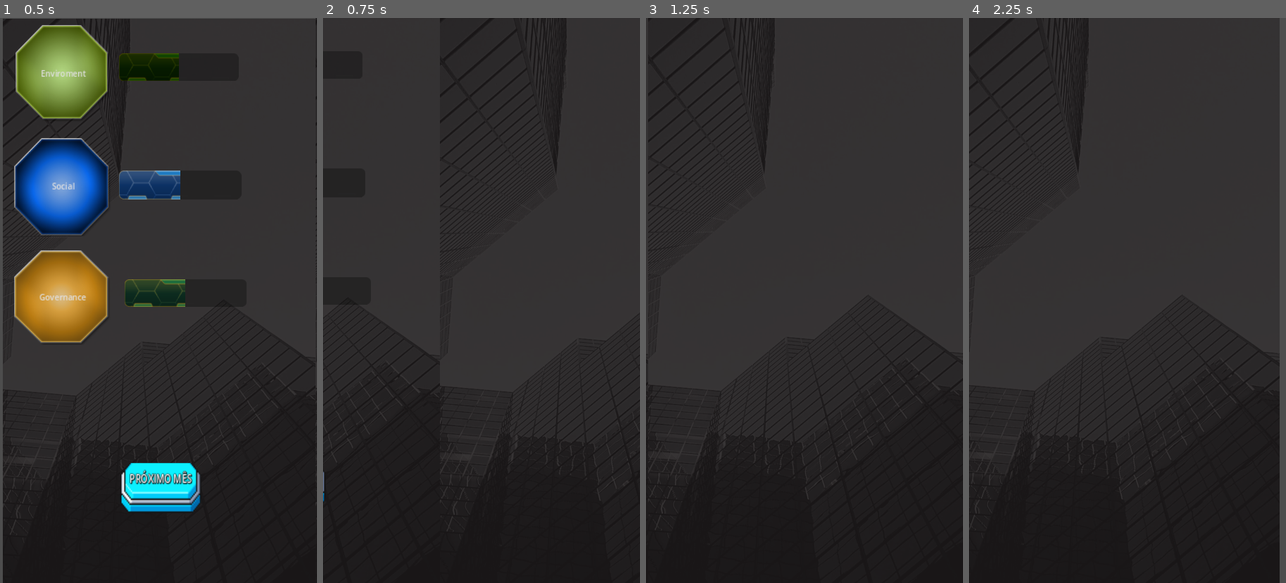
Above: before the commit, frames 1-4 (left to right).
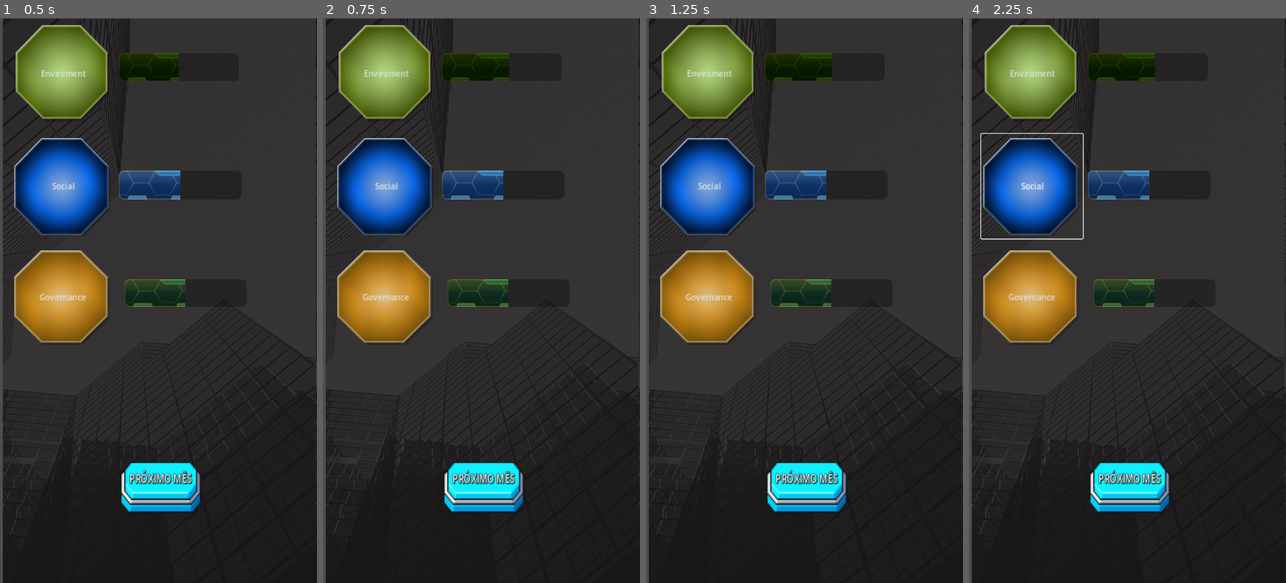
Above: after the commit, the same moments.

Repository: lu1z/hackathon_cpdi
Game: Godot game, scene res://scenes/game.tscn
Same seed, same stepped clock (60 frames per second), same inputs: the game is played once before the commit and once after it.
Inputs (mouse positions are in pixels of both pictures, inside the frame that each line leads up to):
- Up to frame 1 (0.5 s): no input
- Up to frame 2 (0.75 s): click "PRÓXIMO MÊS" at 0.5 s
- Up to frame 3 (1.25 s): no input
- Up to frame 4 (2.25 s): click (1032, 74) at 1.25 s, where only the run after the commit has a clickable "Enviroment"; click (1032, 187) at 2 s, where only the run after the commit has a clickable "Social"

Frame 1 is identical in both runs. In frame 2, 20% of the frame differs, in the area x 0-100%, y 0-100%; in frame 3, 18%; in frame 4, 21%.

Commit message:
Refactoring game loop to work with interface triggers

Diff:
--- a/scripts/action.gd
+++ b/scripts/action.gd
@@ -20,13 +20,13 @@
 	GameManager.score_manager.revenue += value
 	if period == 0:
 		return
-	var turn_timer = func(tt, period):
+	var turn_timer = func(tt, p):
 						GameManager.myself.turn_advanced.disconnect(tt)
-						if period <= 1:
+						if p <= 1:
 							GameManager.score_manager.revenue -= value
 						else:
 							GameManager.myself.turn_advanced.connect(
-								tt.bind(tt, period - 1)
+								tt.bind(tt, p - 1)
 							)
 	GameManager.myself.turn_advanced.connect(
 		turn_timer.bind(turn_timer, period)
--- a/scripts/game_manager.gd
+++ b/scripts/game_manager.gd
@@ -11,14 +11,7 @@
 
 # Called when the node enters the scene tree for the first time.
 func _ready():
-	turn = 1
-	question_manager = QuestionManager.new()
-	question_manager.load_questions()
-	question_manager.shuffle_questions()
-
-	score_manager = ScoreManager.new()
-	score_manager.score_initialize()
-
+	initialize_game()
 	print("-----------------preturn-------------------")
 	score_manager.print_score()
 	print("-------------------end-------------------")
@@ -28,15 +21,8 @@
 	#qqqq.action.execute()
 	#var m_callable = Callable(Action, "change_revenue")
 	#m_callable.call("100000", "3")
+	turn_pipeline()
 	for iturn in 10:
-		print("------------------turn: " + str(turn) + " ------------------")
-		if score_manager.get_current_enviroment_score() < 0:
-			print("triggered enviroment bias")
-			question_manager.draw_question_with_bias(Question.ESG_GROUPS.ENVIROMENT, 5)
-			print(str(question_manager.current.group_sum(Question.yes_enviroment)))
-			print(str(question_manager.current.group_sum(Question.no_enviroment)))
-		else:
-			question_manager.draw_question()
 		print(question_manager.current.id)
 		score_manager.apply_revenue()
 		if turn % 2 == 0:
@@ -49,20 +35,63 @@
 		$TextureRect/botaoE/progressBarE.value = score_manager.get_current_enviroment_score()
 		print("------------------endturn: " + str(turn) + " ------------------")
 
-		if score_manager.check_win_condition():
-			print("---------------------Won-------------------")
-			break
 		await $TextureRect/botaoAvancaTurno.pressed
-		if score_manager.check_lose_condition():
-			print("---------------------Lost-------------------")
-			break
 
 # Called every frame. 'delta' is the elapsed time since the previous frame.
 func _process(delta):
 	pass
 
+func initialize_game():
+	turn = 0
+
+	question_manager = QuestionManager.new()
+	question_manager.load_questions()
+	question_manager.shuffle_questions()
+
+	score_manager = ScoreManager.new()
+	score_manager.score_initialize()
+
+func turn_pipeline():
+	pre_turn()
+	turn_processing()
+	post_turn()
+
+func pre_turn():
+	turn += 1
+	myself.turn_advanced.emit()
+	print("------------------turn: " + str(turn) + " ------------------")
+
+func turn_processing():
+	var bad_luck_protection = score_manager.check_bias_necessity()
+	if bad_luck_protection < 0:
+		return question_manager.draw_question()
+	question_manager.draw_question_with_bias(
+		bad_luck_protection,
+		score_manager.DEFAULT_BIAS_MAGNITUDE
+	)
+	match bad_luck_protection: #debug purposes
+		0:
+			print("-------Triggered Enviroment bias---------")
+			print("Enviroment yes sum: " + str(question_manager.current.group_sum(Question.yes_enviroment) ) )
+			print("Enviroment no  sum: " + str(question_manager.current.group_sum(Question.no_enviroment) ) )
+			print("-------TURN: " + str(turn % 2))
+		1:
+			print("-------Triggered Social bias---------")
+			print("Social yes sum: " + str(question_manager.current.group_sum(Question.yes_social) ) )
+			print("Social no  sum: " + str(question_manager.current.group_sum(Question.no_social) ) )
+			print("-------TURN: " + str(turn % 2))
+		2:
+			print("-------Triggered Governance bias---------")
+			print("Governance yes sum: " + str(question_manager.current.group_sum(Question.yes_governance) ) )
+			print("Governance no  sum: " + str(question_manager.current.group_sum(Question.no_governance) ) )
+			print("-------TURN: " + str(turn % 2))
+
+func post_turn():
+	if score_manager.check_win_condition():
+		print("---------------------Won-------------------")
+	if score_manager.check_lose_condition():
+		print("---------------------Lost-------------------")
+
 func _on_botao_avanca_turno_pressed():
 	print("Next turn pressed")
-	turn += 1
-	$TextureRect/Camera2D.set_position(Vector2(1098,529))
-	myself.turn_advanced.emit()
+	turn_pipeline()
--- a/scripts/score_manager.gd
+++ b/scripts/score_manager.gd
@@ -7,11 +7,13 @@
 var revenue: int
 var skip: int
 
-@export var DEFAULT_INITIAL_SCORE = 0
-@export var DEFAULT_INITIAL_MONEY = 1000000
-@export var DEFAULT_INITIAL_REVENUE = 27000
-@export var DEFAULT_WIN_CONDITION = 5
-@export var DEFAULT_LOSE_CONDITION = -20
+static var DEFAULT_INITIAL_SCORE = 0 #Valor inicial de cada topico dentro do esg
+static var DEFAULT_INITIAL_MONEY = 1_000_000 #Dinheiro inicial
+static var DEFAULT_INITIAL_REVENUE = int(DEFAULT_INITIAL_MONEY / 10) #Salário inical
+static var DEFAULT_WIN_CONDITION = 5 # "E" > 5 and "S" > 5 and "G" > 5
+static var DEFAULT_LOSE_CONDITION = -10 # "E" < -20 or "S" < -20 or "G" < -20
+static var DEFAULT_BIAS_MAGNITUDE = 5 #Filtro de quanto a soma de um grupo deve ter para ser elegivel como anti bad luck
+static var DEFAULT_BIAS_TRIGGER = int(DEFAULT_LOSE_CONDITION / 2) #Quão baixo o score do grupo deve estar para acionar a mecanica anti bad luck
 
 func score_initialize():
 	money = DEFAULT_INITIAL_MONEY
@@ -48,6 +50,14 @@
 		" Governance Score: " + str(get_current_governance_score())
 	)
 
+func check_bias_necessity():
+	if get_current_enviroment_score() < DEFAULT_BIAS_TRIGGER:
+		return Question.ESG_GROUPS.ENVIROMENT
+	if get_current_social_score() < DEFAULT_BIAS_TRIGGER:
+		return Question.ESG_GROUPS.SOCIAL
+	if get_current_governance_score() < DEFAULT_BIAS_TRIGGER:
+		return Question.ESG_GROUPS.GOVERNANCE
+	return -1
 
 func apply_scores(esg: Array, group: Array):
 	var index = 0
@@ -65,4 +75,4 @@
 	var env = get_current_enviroment_score() <= DEFAULT_LOSE_CONDITION
 	var soc = get_current_social_score() <= DEFAULT_LOSE_CONDITION
 	var gov = get_current_governance_score() <= DEFAULT_LOSE_CONDITION
-	return env and soc and gov
+	return env or soc or gov
